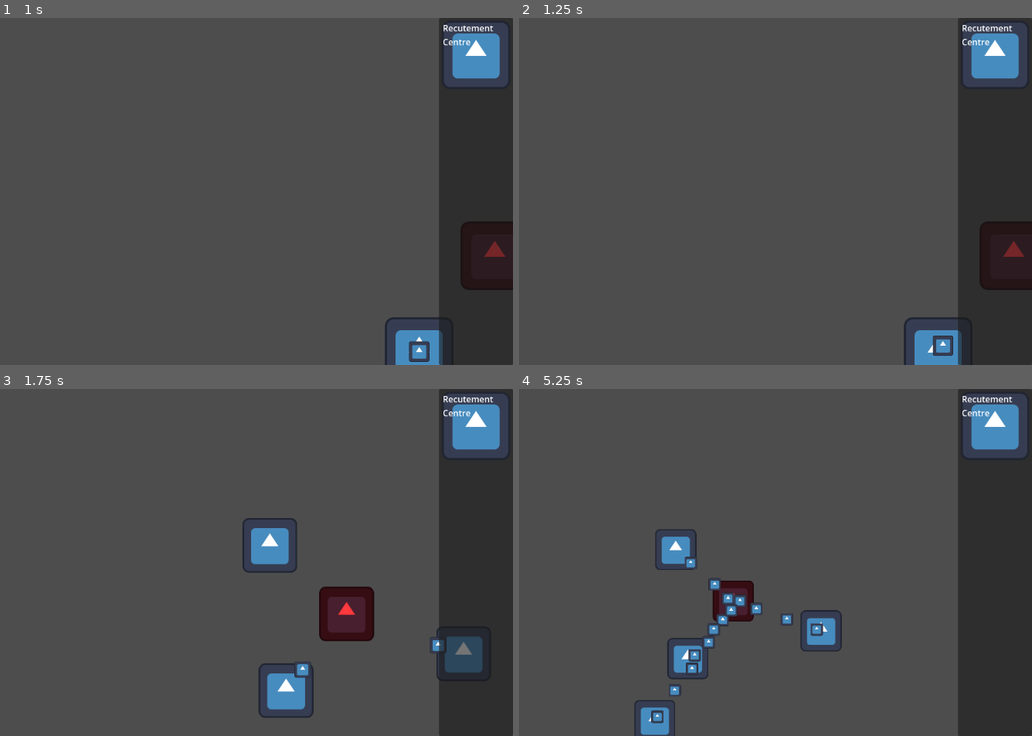
Above: before the commit, frames 1-4 (two rows, left to right).
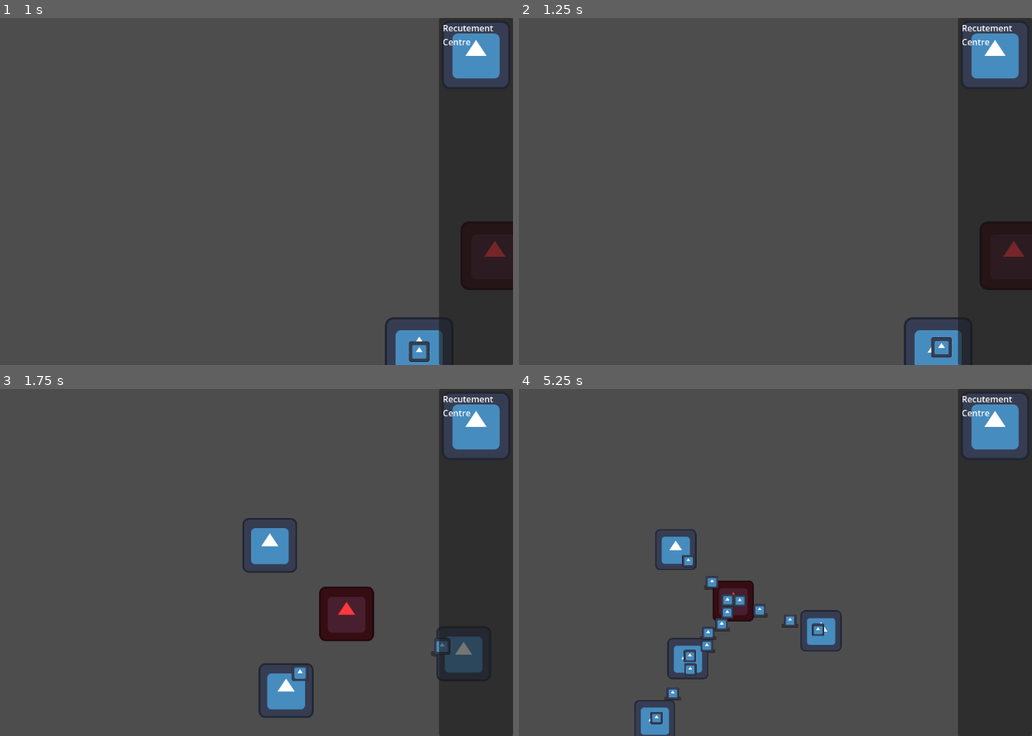
Above: after the commit, the same moments.

Repository: CiaranWoodward/LD55
Game: Godot game, scene res://Map/GameMap.tscn
Two runs of this game, one before a commit and one after it. Both use one fixed random seed, a clock stepped at 60 frames per second and the inputs below. The engine's default icon, where the game draws it, is replaced by a stand-in: a white triangle on a blue panel in a dark square.
Inputs (mouse positions are in pixels of both pictures, inside the frame that each line leads up to):
- Up to frame 1 (1 s): click "Recutement Centre" at 0.5 s
- Up to frame 2 (1.25 s): no input
- Up to frame 3 (1.75 s): move the mouse to (338, 545) at 1.27 s; hold Right (ui_right) from 1.28 s (still down); hold Mouse wheel down (zoom_in) from 1.28 s (still down); click (338, 545) at 1.42 s
- Up to frame 4 (5.25 s): release Right (ui_right) at 2 s; release Mouse wheel down (zoom_in) at 2 s; drag from (601, 579) to (713, 690) at 2.02 s; move the mouse to (785, 486) at 2.77 s; hold Right (ui_right) 2.78-3.5 s; hold Mouse wheel down (zoom_in) 2.78-3.5 s; click (785, 486) at 2.92 s; drag from (693, 631) to (580, 548) at 3.52 s; move the mouse to (908, 614) at 4.27 s; hold Left (ui_left) 4.28-5 s; hold Mouse wheel down (zoom_in) 4.28-5 s; click (908, 614) at 4.42 s; drag from (539, 510) to (806, 631) at 5.02 s

Frame 1 is identical in both runs. In frame 2, 0.2% of the frame differs, in the area x 80-85%, y 91-98%; in frame 3, 0.2%; in frame 4, 1.1%, in the area x 25-60%, y 47-97%.

Commit message:
Add picking up and putting down

Diff:
--- a/Characters/BaseCharacter.gd
+++ b/Characters/BaseCharacter.gd
@@ -3,12 +3,17 @@
 
 @export var movement_speed: float = 100
 @export var acceleration: float = 7
+@export var pickup_height: float = 25
+@export var head_height: float = 15
 
 @onready var nav: NavigationAgent2D = $NavigationAgent2D
 
 var current_target: Building
+var _picked_up: bool = false
+@onready var _stashed_collision_layer = collision_layer
 
 func _ready():
+	input_pickable = true
 	add_to_group("characters")
 	_find_new_target()
 
@@ -37,3 +42,28 @@
 		velocity = velocity.lerp(direction * movement_speed, acceleration * delta)
 
 		move_and_slide()
+
+func pick_up():
+	if Global.cursor.is_free():
+		Global.cursor.pick_up(self)
+		input_pickable = false
+		get_node("Graphic").position.y = -pickup_height
+		current_target = null
+		_stashed_collision_layer = collision_layer
+		collision_layer = 0
+
+func drag_to(gcoords: Vector2):
+	global_position = gcoords + Vector2(0, pickup_height + head_height)
+
+func put_down():
+	input_pickable = true
+	get_node("Graphic").position.y = 0
+	collision_layer = _stashed_collision_layer
+	velocity = Vector2.ZERO
+	_find_new_target()
+
+func _input_event(viewport, event, shape_idx):
+	if event is InputEventMouseButton && (event.button_index == MOUSE_BUTTON_LEFT):
+		var e = event as InputEventMouseButton
+		if e.is_pressed():
+			pick_up()
--- a/Characters/Cat.tscn
+++ b/Characters/Cat.tscn
@@ -8,6 +8,7 @@
 
 [node name="Cat" type="CharacterBody2D"]
 script = ExtResource("1_52cgv")
+acceleration = 4.0
 
 [node name="CollisionShape2D" type="CollisionShape2D" parent="."]
 shape = SubResource("CircleShape2D_6fh43")
@@ -17,3 +18,10 @@
 [node name="Graphic" type="Sprite2D" parent="."]
 scale = Vector2(0.3, 0.3)
 texture = ExtResource("2_8vqqb")
+
+[node name="Shadow" type="Sprite2D" parent="."]
+modulate = Color(0, 0, 0, 0.364706)
+z_index = -1
+position = Vector2(0, 17)
+scale = Vector2(0.4, 0.1)
+texture = ExtResource("2_8vqqb")
--- a/Global.gd
+++ b/Global.gd
@@ -1,9 +1,8 @@
 extends Node
-
-var game_map: Node = null
 
 signal resource_updated
 
+var game_map: Node = null
 var cursor : Cursor
 
 enum BuildingType {
--- a/Map/GameMap.tscn
+++ b/Map/GameMap.tscn
@@ -34,6 +34,7 @@
 [node name="Hud" parent="." instance=ExtResource("3_o1tnc")]
 
 [node name="Cursor" parent="." instance=ExtResource("4_0ycld")]
+idle_color = null
 
 [node name="PlayerCam" type="Camera2D" parent="."]
 script = ExtResource("6_5o6ap")
--- a/UI/Cursor.gd
+++ b/UI/Cursor.gd
@@ -8,6 +8,7 @@
 @export var valid_color : Color = Color.WHITE
 
 var _current_building: ProductionBuilding
+var _current_character: BaseCharacter
 var _current_action : ActionType = ActionType.NONE
 var _mouse_pressed = false
 
@@ -33,6 +34,8 @@
 # Called every frame. 'delta' is the elapsed time since the previous frame.
 func _process(delta):
 	position = get_global_mouse_position()
+	if _current_action == ActionType.DRAG:
+		_current_character.drag_to(position)
 
 # Called every physics tick. 'delta' is the elapsed time since the previous tick.
 func _physics_process(delta):
@@ -46,6 +49,7 @@
 
 func _change_action(newAction: ActionType):
 	_remove_building()
+	_current_character = null
 	_current_action = newAction
 
 func _remove_building():
@@ -68,9 +72,14 @@
 		_current_building.buy()
 		_current_building = null
 		clear_action()
+	elif _current_action == ActionType.DRAG:
+		drop()
 
 func clear_action():
 	_change_action(ActionType.NONE)
+
+func is_free():
+	return _current_action == ActionType.NONE
 
 func set_building(newBuilding: ProductionBuilding):
 	_remove_building()
@@ -78,3 +87,13 @@
 	_current_building = newBuilding
 	$Building.add_child(_current_building)
 	_current_building.as_ui_part = true
+
+func pick_up(character: BaseCharacter):
+	assert(is_free())
+	_change_action(ActionType.DRAG)
+	_current_character = character
+
+func drop():
+	assert(_current_action == ActionType.DRAG)
+	_current_character.put_down()
+	clear_action()
--- a/UI/Cursor.tscn
+++ b/UI/Cursor.tscn
@@ -4,6 +4,7 @@
 
 [node name="Cursor" type="Node2D"]
 script = ExtResource("1_y8trr")
+idle_color = null
 invalid_color = Color(1, 0.117647, 0.121569, 0.392157)
 valid_color = Color(1, 1, 1, 0.509804)
 
